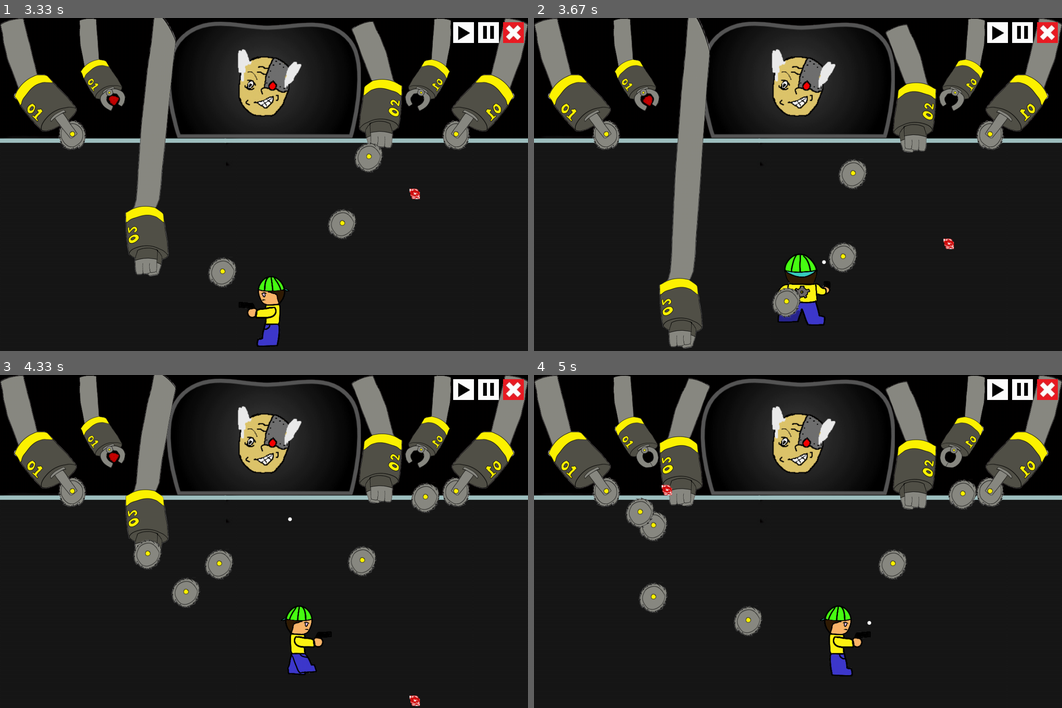
Above: before the commit, frames 1-4 (two rows, left to right).
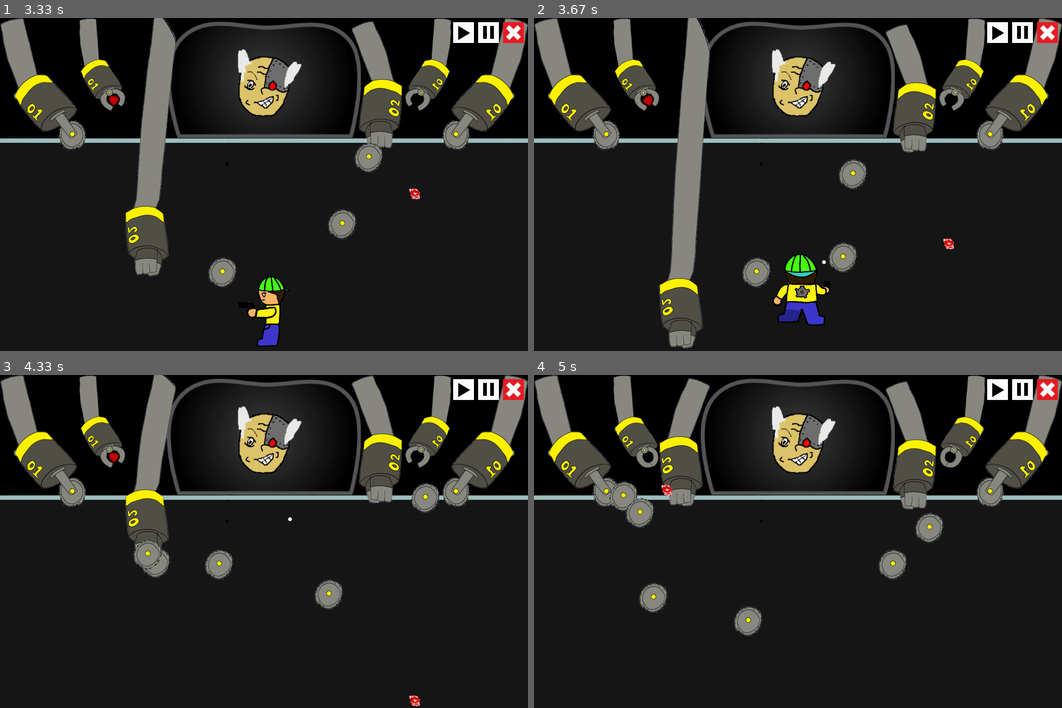
Above: after the commit, the same moments.

Repository: ss-hyun/Chilbo_pygame_pj
Game: pygame game, started from main.py
Two runs of this game, one before a commit and one after it. Both use one fixed random seed, a clock stepped at 60 frames per second and the inputs below.
Inputs (mouse positions are in pixels of both pictures, inside the frame that each line leads up to):
- Up to frame 1 (3.33 s): click (205, 211) at 0.38 s; hold Right 0.67-1.13 s; hold Up 1.17-1.47 s; tap Shift at 1.23, 1.57, 1.87, 2.07, 2.37, 2.63, 2.97, 3.27 s; tap Alt at 1.32, 2.72 s; hold Right 1.5-1.97 s; hold Left 2-2.53 s; tap A at 2.15 s; hold Down 2.57-2.87 s; hold Left 2.9-3.3 s
- Up to frame 2 (3.67 s): hold Up from 3.33 s (still down); tap Shift at 3.4 s; tap A at 3.48 s
- Up to frame 3 (4.33 s): release Up at 3.7 s; hold Right from 3.73 s (still down); tap Shift at 3.8, 4.1 s; tap Alt at 3.88 s
- Up to frame 4 (5 s): release Right at 4.37 s; tap Shift at 4.47, 4.87 s; tap A at 4.95 s

Frame 1 is identical in both runs. In frame 2, 0.7% of the frame differs, in the area x 39-51%, y 71-90%; in frame 3, 1.9%; in frame 4, 1.9%, in the area x 14-84%, y 31-91%.

Commit message:
random attack

Diff:
--- a/stage1.py
+++ b/stage1.py
@@ -386,7 +386,7 @@
     if atk.pos[0] >= game.display_size[0] - 70 or atk.pos[1] >= game.display_size[1] - 70:
         atk.remove_count = 2
     for user in game.user_list[:]:
-        if user.pos[1] < atk.pos[1] and atk.pos[1] <= user.pos[1] + user.size[user.curr_state][1] and user.pos[0] < atk.pos[0] and atk.pos[0] <= user.pos[0] + user.size[user.curr_state][0] :
+        if user.pos[1] < atk.pos[1] + 37 and atk.pos[1] + 37 <= user.pos[1] + user.size[user.curr_state][1] and user.pos[0] < atk.pos[0] + 37 and atk.pos[0] + 37 <= user.pos[0] + user.size[user.curr_state][0] :
             if user.name == "user" and atk.remove_count == 2:
                 atk.save_var['Sscount1'] -= 1
                 if atk.save_var['Sscount1'] == 0:
@@ -407,7 +407,7 @@
     return True
 
 def saw_attack_2(ch, game):
-    l = 3
+    l = 10
     if random.randrange(1, 200) == 4:
         atk = stage_template.Spherical_Attack(ch.atk_list[0][0], ch.atk_list[0][1], ch.atk_list[0][2], [ ch.pos[0]+0 , ch.pos[1]+250 ], saw_attack_move_2)
         game.monster_attack.append(atk)
@@ -442,7 +442,7 @@
     if atk.pos[0] <= 0 or atk.pos[1] >= game.display_size[1] - 70:
         atk.remove_count = 2
     for user in game.user_list[:]:
-        if user.pos[1] < atk.pos[1] and atk.pos[1] <= user.pos[1] + user.size[user.curr_state][1] and user.pos[0] < atk.pos[0] and atk.pos[0] <= user.pos[0] + user.size[user.curr_state][0] :
+        if user.pos[1] < atk.pos[1] + 37 and atk.pos[1] + 37 <= user.pos[1] + user.size[user.curr_state][1] and user.pos[0] < atk.pos[0] + 37 and atk.pos[0] + 37 <= user.pos[0] + user.size[user.curr_state][0] :
             if user.name == "user" and atk.remove_count == 2:
                 atk.save_var['Sscount2'] -= 1
                 if atk.save_var['Sscount2'] == 0:
